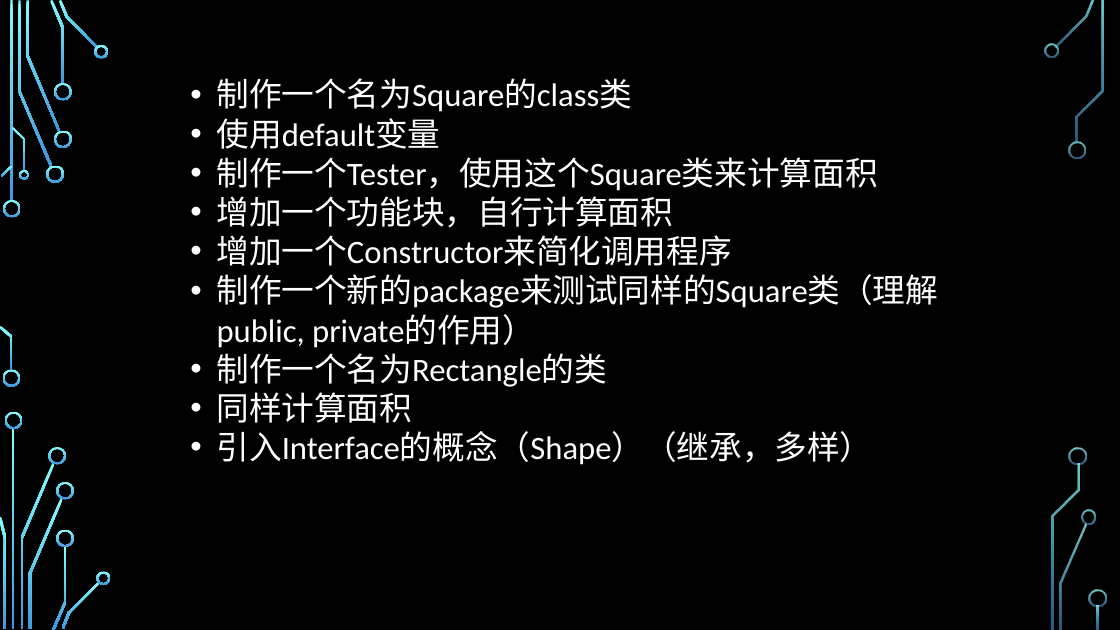
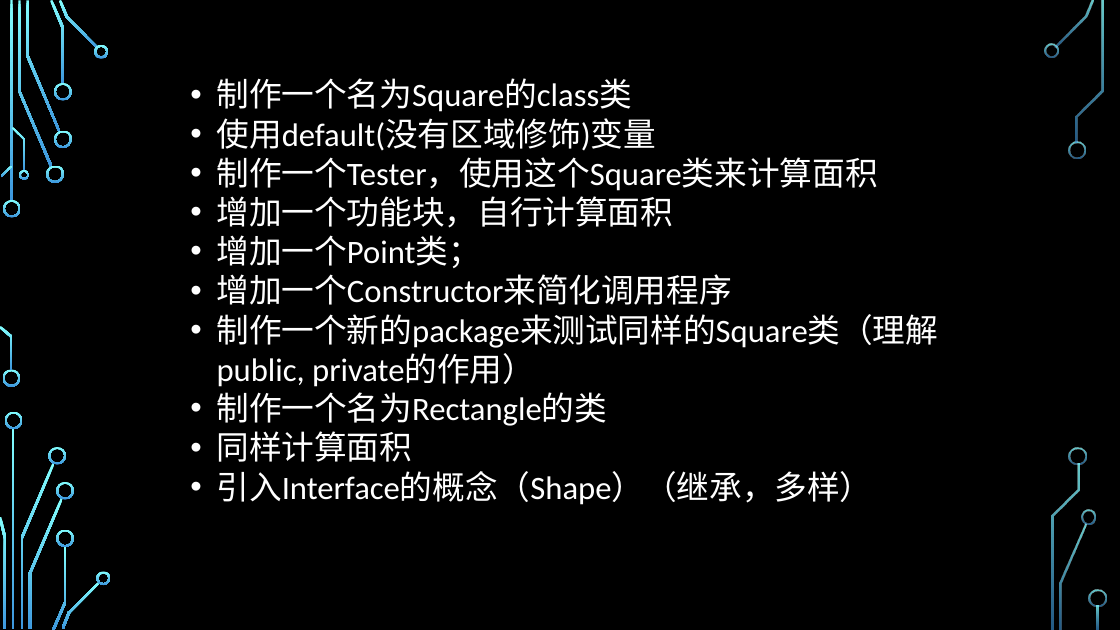
Before and after one commit to jwang-wft/huaxia, a slide deck: slide 29 of doc/Introduction Java.pptx. Drawn at 1120x630 pixels with LibreOffice and Linux fonts; fonts in the diff are those of the drawing; background and template pictures are left out. Boxes give left, top, right and bottom in pixels: in the first picture for what was removed or moved away, otherwise in the second. Text is boxed around its words. In the diff, an @@ line names an element or a change of style, - is before the commit and + after.

```diff
--- a/doc/Introduction Java.pptx
+++ b/doc/Introduction Java.pptx
@@ text at box(217, 118, 657, 151): text changed @@
-• 使用default变量
+• 使用default(没有区域修饰)变量
@@ text at box(217, 235, 481, 268): paragraph added @@
+• 增加一个Point类；
```
Also in this commit, not shown: 1 other slide changed, 3 other files.
